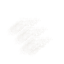
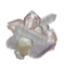
Layer changes from the first 64 x 64 image to the second:
removed layer "Reflection" over [5, 16, 53, 58]
added layer "Main" above "crustal2" over [5, 9, 59, 60]
renamed "Inside" to "crystal1", hid it, painted on it over [26, 38, 57, 59]
